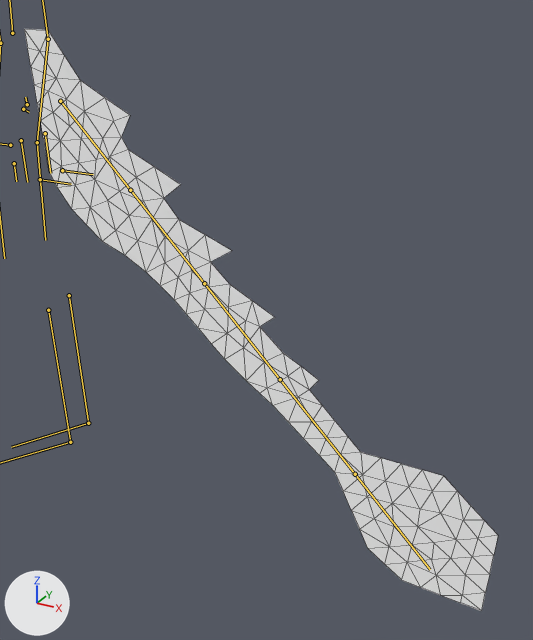
Before and after pictures for a commit that changed the glTF model AssetsSource/character/DollSkeleton.glb.
Camera for both pictures: a 50 mm lens placed at (6.17, -5.86, 5.39), pointed at (2.92, 0.06, 2.43). The axes (+X, +Y, +Z) are drawn at lower left. The lights are the same throughout. The bones that bend it are drawn over the model as lines. Mesh edges are drawn as thin lines.

Names of what the first picture shows: 'dragontail.png'.
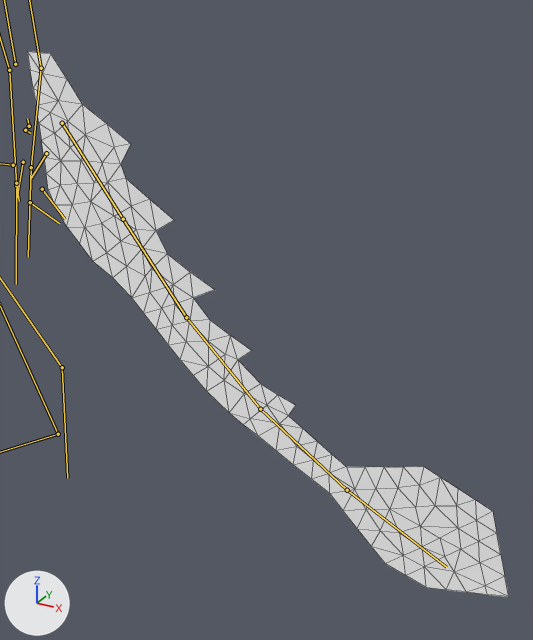
The newer file adds an action. The first version stands in its rest pose; the second is drawn at frame 10 of the action 'ShacklesWalk-loop'.

The edits, one by one:
Bone 'Hips' (bone_hips) moves from (0.0, 0.0, 0.0) to (0.03, -0.22, 0.0).
Bone 'Tail1' (bone_tail1) turns from (0, 0, 0) to (0, 0, 8) degrees about its own x, y and z.
Bone 'Tail3' (bone_tail3) turns from (0, 0, 0) to (0, 0, -8) degrees about its own x, y and z.
Bone 'Tail4' (bone_tail4) turns from (0, 0, 0) to (0, 0, -11) degrees about its own x, y and z.
Bone 'Tail5' (bone_tail5) turns from (0, 0, 0) to (0, 0, -7) degrees about its own x, y and z.

Where the change shows, as pixel boxes [x1, y1, x2, y2] in the pictures (533 x 640 px):
'dragontail.png', posed (6% shorter): before [24, 29, 498, 611]; after [27, 51, 509, 597]
bone 'Hips', root to tip: before (27, 104) to (25, 97); after (29, 126) to (27, 118)
bone 'Tail1', root to tip: before (60, 101) to (130, 190); after (62, 123) to (123, 219)
bone 'Tail3', root to tip: before (204, 283) to (280, 379); after (186, 317) to (260, 409)
bone 'Tail4', root to tip: before (280, 379) to (355, 474); after (260, 409) to (347, 490)
bone 'Tail5', root to tip: before (355, 474) to (430, 569); after (347, 490) to (446, 567)
